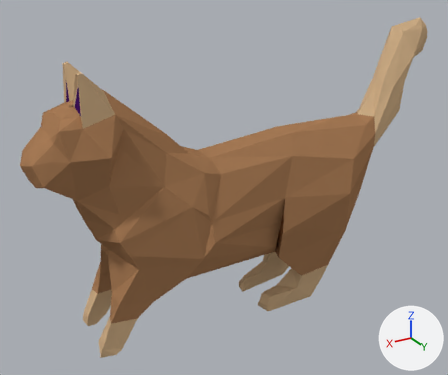
The Blender file Assets/Blender/AnimatedCat.blend, before and after one commit.
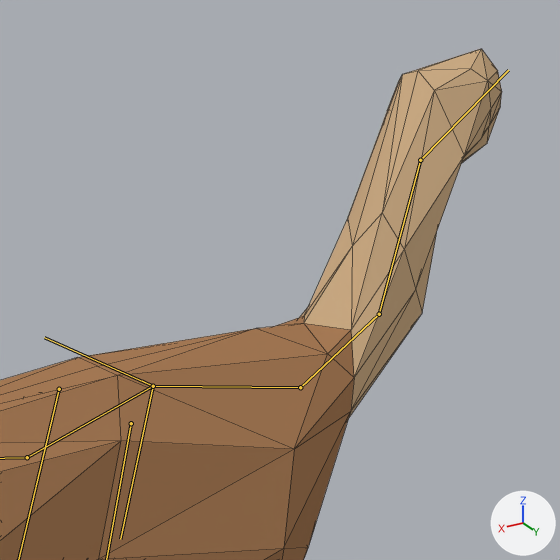
Each version appears first whole from a 50 mm camera at (3.11, 4.59, 2.33) aimed at (0.25, -0.18, -0.06), and next in a close-up on the part from 56% to 100% of the width and 0% to 53% of the height. Arrows for +X, +Y and +Z are at lower right; the lights stay in place. Both versions are drawn at frame 27 of the action 'Idle'; the numbers are the values there. The bones that bend it are drawn over the model as lines in the close-ups. The close-ups show mesh edges as thin lines.

The first close-up shows 'cat.001'.
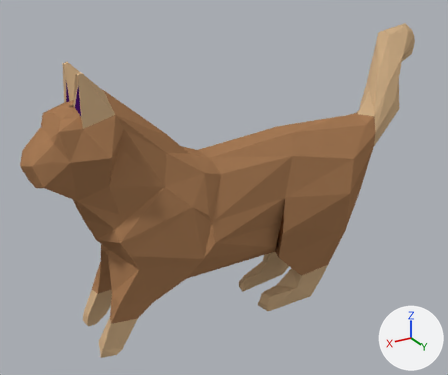
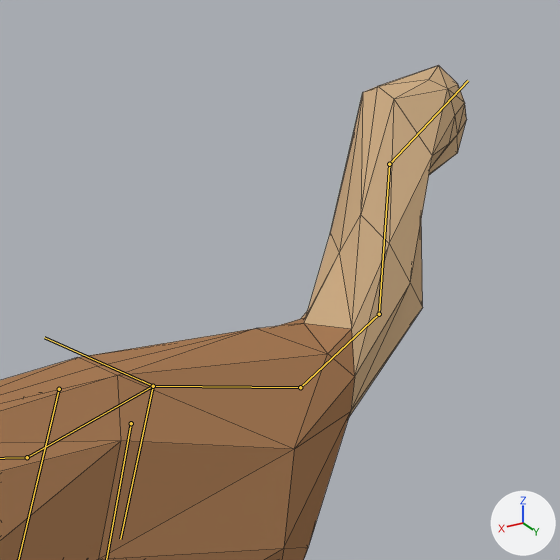
Changed parts and their boxes [x1, y1, x2, y2] in the close-ups (560 x 560 px):
'cat.001', posed: before [0, 49, 502, 560]; after [0, 65, 466, 560]
bone 'tail.003', root to tip: before (379, 314) to (420, 160); after (379, 314) to (389, 164)
bone 'tail.004', root to tip: before (420, 160) to (508, 70); after (389, 164) to (468, 80)

What the commit changed:
Bone 'tail.003' (bone_tail_003) turns from (34, -12, 8) to (35, -25, 16) degrees about its own x, y and z.
Bone 'tail.004' (bone_tail_004) turns from (-19, -7, 6) to (-21, -4, 4) degrees about its own x, y and z.
